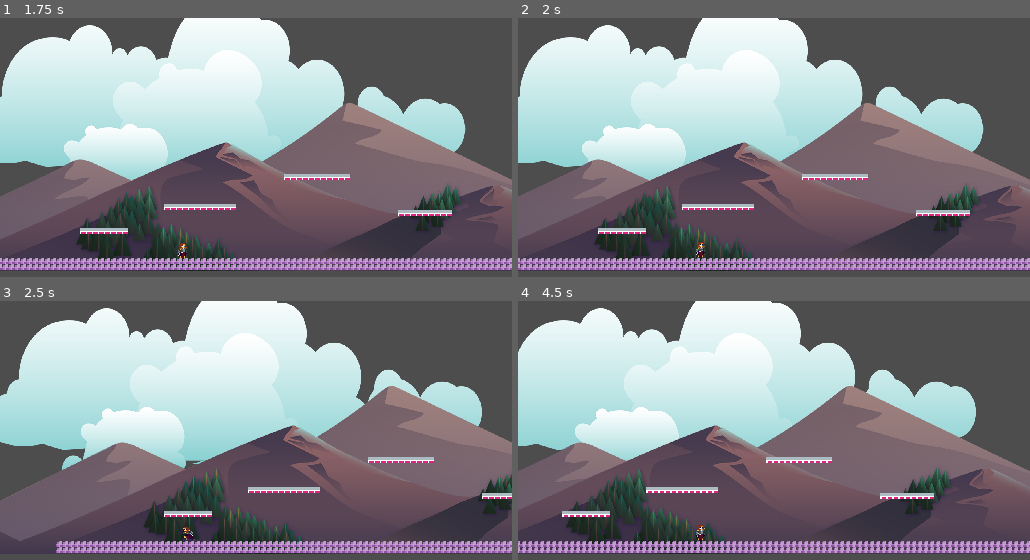
Above: before the commit, frames 1-4 (two rows, left to right).
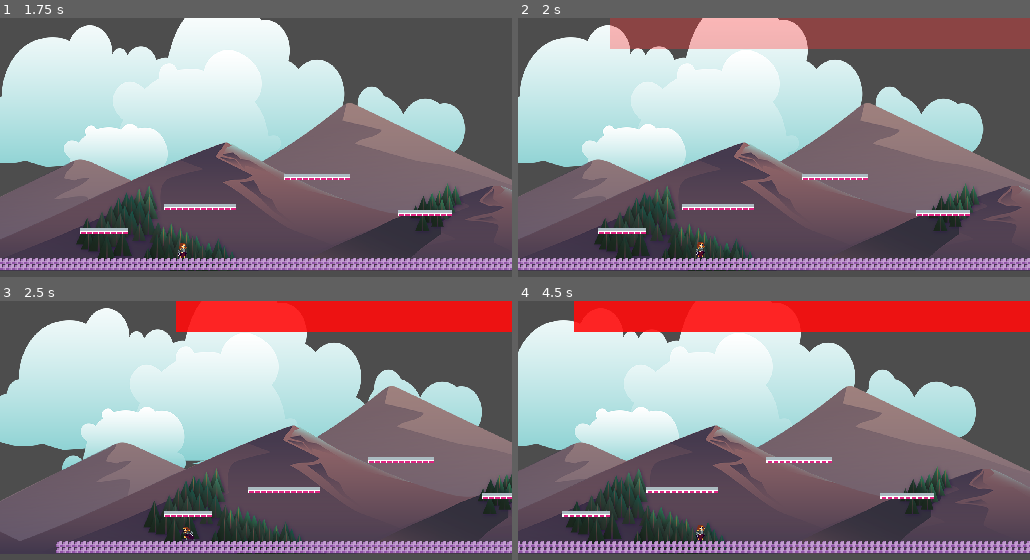
Above: after the commit, the same moments.

Repository: BaoQui/Pablo-s-Adventure
Game: Godot game, scene res://Level2.tscn
Same seed, same stepped clock (60 frames per second), same inputs: the game is played once before the commit and once after it. This scene is started directly instead of the project's main scene.
Inputs (mouse positions are in pixels of both pictures, inside the frame that each line leads up to):
- Up to frame 1 (1.75 s): tap Enter (ui_accept) at 0.5, 0.77 s; move the mouse to (368, 147) at 0.52 s; hold Right (ui_right) 0.53-1.25 s; tap I at 0.6 s; click (368, 147) at 0.67 s; drag from (153, 175) to (189, 248) at 1.27 s
- Up to frame 2 (2 s): no input
- Up to frame 3 (2.5 s): move the mouse to (307, 381) at 2.02 s; hold Left (ui_left) from 2.03 s (still down); tap I at 2.1 s
- Up to frame 4 (4.5 s): release Left (ui_left) at 2.75 s; drag from (748, 503) to (620, 402) at 2.77 s; tap Enter (ui_accept) at 3.5, 3.77 s; move the mouse to (927, 487) at 3.52 s; hold Right (ui_right) 3.53-4.25 s; tap I at 3.6 s; drag from (620, 402) to (707, 531) at 4.27 s

Frame 1 is identical in both runs. In frame 2, 9.8% of the frame differs, in the area x 17-100%, y 0-12%; in frame 3, 7.9%; in frame 4, 11%, in the area x 10-100%, y 0-12%.

Commit message:
eyeboss goat

Diff:
--- a/EyeBoss.gd
+++ b/EyeBoss.gd
@@ -1,96 +1,202 @@
 extends CharacterBody2D
 
-# -------- Lanes (Y positions) --------
+# -------- Lanes --------
 @export var top_y: float = 0.0
 @export var mid_y: float = 0.0
 @export var bottom_y: float = 0.0
 
 # Movement
-@export var move_speed: float = 180.0     # pixels/sec vertically between lanes
-@export var dwell_time: float = 0.8       # pause at each lane
+@export var move_speed: float = 180.0
+@export var dwell_time: float = 0.8
 
 # Laser
-@export var laser_scene: PackedScene       # assign LaserBeam.tscn in Inspector
-@export var shoot_interval: float = 1.75   # seconds
+@export var laser_scene: PackedScene      # <-- assign LaserBeam.tscn on THIS Level2 instance
+@export var shoot_interval: float = 1.75
 
 # Health
 @export var health: int = 200
 
-@onready var move_timer: Timer = $MoveTimer
-@onready var shoot_timer: Timer = $ShootTimer
-
+# Internal lane state
 var _lane_list: PackedFloat32Array = []
 var _lane_index: int = 0
 var _target_y: float = 0.0
 var _moving: bool = false
+var _dwell_left: float = 0.0
+
+# Shoot timer created in code (no node required)
+var _shoot_timer: Timer
 
 func _ready() -> void:
-	# Make sure this body behaves like a flier (no floor logic / gravity).
+	# Process even if the game is paused or this node would normally sleep
+	process_mode = Node.PROCESS_MODE_ALWAYS
+	set_physics_process(true)
+	set_process(true)
+
+	# Float (no gravity)
 	motion_mode = CharacterBody2D.MOTION_MODE_FLOATING
-	# Also ensure we never carry velocity from anywhere.
 	velocity = Vector2.ZERO
 
-	# Initialize lanes if not set
+	# Lanes (use your offsets, default from current Y)
 	if mid_y == 0.0:
 		mid_y = global_position.y
 	if top_y == 0.0:
 		top_y = mid_y - 50.0
 	if bottom_y == 0.0:
-		bottom_y = mid_y + 50.0
-
+		bottom_y = mid_y + 40.0
 	_lane_list = [top_y, mid_y, bottom_y, mid_y]
 	_lane_index = 0
 	_target_y = _lane_list[_lane_index]
 	_moving = true
-
-	# Timers
-	if not move_timer.is_connected("timeout", Callable(self, "_on_move_timeout")):
-		move_timer.connect("timeout", Callable(self, "_on_move_timeout"))
-	move_timer.one_shot = true
-	move_timer.stop()
-
-	if not shoot_timer.is_connected("timeout", Callable(self, "_on_shoot_timeout")):
-		shoot_timer.connect("timeout", Callable(self, "_on_shoot_timeout"))
-	shoot_timer.wait_time = shoot_interval
-	shoot_timer.autostart = true
+	_dwell_left = 0.0
+
+	# Shoot timer (robust)
+	_shoot_timer = Timer.new()
+	_shoot_timer.one_shot = false
+	_shoot_timer.wait_time = shoot_interval
+	_shoot_timer.process_mode = Node.PROCESS_MODE_ALWAYS
+	add_child(_shoot_timer)
+	_shoot_timer.timeout.connect(_on_shoot_timeout)
+	_shoot_timer.start()
+
+	if laser_scene == null:
+		push_warning("[EyeBoss] laser_scene NOT SET on this Level2 instance.")
+	print("[EyeBoss] Ready. shoot_interval = ", shoot_interval)
+
+	# Guaranteed first shot after 0.25s (so you see it immediately)
+	get_tree().create_timer(0.25).timeout.connect(func() -> void:
+		print("[EyeBoss] DEBUG first-shot trigger")
+		_fire_laser()
+	)
 
 func _physics_process(delta: float) -> void:
-	# FLOATING MOVE: directly move y toward target; do not use gravity.
+	# Lane movement (float between target Ys)
 	if _moving:
 		global_position.y = move_toward(global_position.y, _target_y, move_speed * delta)
 		if absf(global_position.y - _target_y) <= 1.0:
 			_moving = false
-			move_timer.start(dwell_time)
-
-	# Horizontal stays where you placed the boss
-	velocity = Vector2.ZERO  # keep zero so gravity never creeps in anywhere
-
-# ----- Timers -----
-func _on_move_timeout() -> void:
-	_lane_index = (_lane_index + 1) % _lane_list.size()
-	_target_y = _lane_list[_lane_index]
-	_moving = true
-
+			_dwell_left = dwell_time
+	else:
+		_dwell_left -= delta
+		if _dwell_left <= 0.0:
+			_lane_index = (_lane_index + 1) % _lane_list.size()
+			_target_y = _lane_list[_lane_index]
+			_moving = true
+
+	velocity = Vector2.ZERO  # keep fully floating
+
+# ----------------- Shooting -----------------
 func _on_shoot_timeout() -> void:
+	print("[EyeBoss] Shoot timer timeout -> firing")
 	_fire_laser()
-	# ShootTimer is repeating; no manual restart needed.
-
-# ----- Laser spawn -----
+
 func _fire_laser() -> void:
-	if laser_scene == null:
-		print("[EyeBoss] laser_scene not set.")
+	# 1) Try the assigned scene (with clear diagnostics)
+	if laser_scene != null:
+		print("[EyeBoss] laser_scene path: ", laser_scene.resource_path)
+		var inst := laser_scene.instantiate()
+		if inst == null:
+			push_warning("[EyeBoss] instantiate() returned null. Using fallback beam.")
+			_spawn_fallback_beam("instantiate null")
+			return
+
+		print("[EyeBoss] instantiated root class: ", inst.get_class())
+		var area := inst as Area2D
+		if area == null:
+			push_warning("[EyeBoss] laser_scene root is NOT Area2D (it’s " + inst.get_class() + "). Using fallback beam.")
+			_spawn_fallback_beam("root not Area2D")
+			return
+
+		# Place at boss Y; beam script will center X itself
+		area.global_position = Vector2(0.0, global_position.y)
+		if area.has_method("set"):
+			area.set("owner_boss", self)
+
+		var parent := get_tree().current_scene
+		if parent == null:
+			parent = get_tree().root
+		parent.add_child(area)
+
+		print("[EyeBoss] LaserBeam spawned OK @ y=", area.global_position.y)
 		return
-	var beam := laser_scene.instantiate() as Area2D
-	if beam == null:
-		print("[EyeBoss] laser_scene must be an Area2D root.")
-		return
-
-	# Place the beam across the screen at the boss's current Y.
+
+	# 2) Nothing assigned: fallback
+	push_warning("[EyeBoss] laser_scene is NULL on this EyeBoss instance. Using fallback beam.")
+	_spawn_fallback_beam("laser_scene null")
+
+# --- Fallback laser: Area2D + CollisionShape2D + Polygon2D (always visible & damaging) ---
+func _spawn_fallback_beam(reason: String) -> void:
+	var beam := Area2D.new()
+	beam.name = "LaserBeam_Fallback"
+	beam.collision_layer = 1 << 2   # EnemyAttack = 2
+	beam.collision_mask  = 1 << 1   # Player = 1
+	beam.z_index = 1000
 	beam.global_position = Vector2(0.0, global_position.y)
-	beam.set("owner_boss", self)
-	get_tree().root.add_child(beam)
-
-# ----- Damage handling -----
+
+	# Collision
+	var cs := CollisionShape2D.new()
+	beam.add_child(cs)
+
+	# Visual polygon (follows Node2D transforms)
+	var poly := Polygon2D.new()
+	beam.add_child(poly)
+
+	# Determine width from walls if available, else viewport width
+	var w := 0.0
+	var root := get_tree().current_scene
+	if root != null:
+		var left := root.find_child("Left_Wall", true, false)
+		var right := root.find_child("Right_Wall", true, false)
+		if left is Node2D and right is Node2D:
+			w = absf((right as Node2D).global_position.x - (left as Node2D).global_position.x)
+	if w <= 0.0:
+		var vr := get_viewport().get_visible_rect()
+		w = vr.size.x
+
+	var h := 42.0
+	var rect := RectangleShape2D.new()
+	rect.size = Vector2(w, h)
+	cs.shape = rect
+	cs.position = Vector2.ZERO
+
+	# Centered rectangle (-w/2..+w/2, -h/2..+h/2)
+	var hw := w * 0.5
+	var hh := h * 0.5
+	poly.polygon = PackedVector2Array([
+		Vector2(-hw, -hh), Vector2(hw, -hh),
+		Vector2(hw,  hh),  Vector2(-hw, hh)
+	])
+	poly.color = Color(1, 0.2, 0.2, 0.35)  # warn color (wind-up)
+
+	# Damage window
+	beam.monitoring = false
+	if not beam.body_entered.is_connected(_on_fallback_beam_body_entered):
+		beam.body_entered.connect(_on_fallback_beam_body_entered)
+
+	# Add to scene
+	var parent := get_tree().current_scene
+	if parent == null:
+		parent = get_tree().root
+	parent.add_child(beam)
+
+	print("[EyeBoss] FALLBACK beam spawned (", reason, ") @ y=", beam.global_position.y, " width=", w)
+
+	# Arm after short wind-up, then expire
+	get_tree().create_timer(0.35).timeout.connect(func() -> void:
+		beam.monitoring = true
+		poly.color = Color(1, 0.05, 0.05, 0.9)  # active color
+		print("[EyeBoss] FALLBACK beam ACTIVE")
+		get_tree().create_timer(1.0).timeout.connect(func() -> void:
+			print("[EyeBoss] FALLBACK beam EXPIRE")
+			beam.queue_free()
+		)
+	)
+
+func _on_fallback_beam_body_entered(body: Node) -> void:
+	if body != null and body.is_in_group("Player") and body.has_method("take_damage"):
+		body.call("take_damage", 10, global_position)
+		print("[EyeBoss] FALLBACK beam damaged Player (10)")
+
+# ----------------- Damage handling -----------------
 func take_damage(amount: int, from_point: Vector2 = Vector2.INF) -> void:
 	health -= amount
 	print("Boss took ", amount, " damage. Health is now: ", health)
--- a/LaserBeam.gd
+++ b/LaserBeam.gd
@@ -1,37 +1,89 @@
 extends Area2D
 
 @export var damage: int = 10
-@export var windup_time: float = 0.6
-@export var active_time: float = 1.2
-@export var beam_height: float = 40.0
+@export var windup_time: float = 0.35
+@export var active_time: float = 1.0
+@export var beam_height: float = 42.0
+@export var color_warn: Color = Color(1, 0.2, 0.2, 0.35)
+@export var color_active: Color = Color(1, 0.05, 0.05, 0.9)
+
+const LAYER_ENEMY_ATTACK := 1 << 2   # layer 2
+const MASK_PLAYER := 1 << 1          # mask 1
 
 var owner_boss: Node = null
-@onready var shape: CollisionShape2D = $CollisionShape2D
+var shape_node: CollisionShape2D
+var poly: Polygon2D
 
 func _ready() -> void:
-	var view_rect := get_viewport().get_visible_rect()
+	collision_layer = LAYER_ENEMY_ATTACK
+	collision_mask  = MASK_PLAYER
+	z_index = 1000
+
+	# ensure children
+	shape_node = _ensure_shape()
+	poly = _ensure_poly()
+
+	# width from walls or viewport
+	var w := _beam_width()
+	var hw := w * 0.5
+	var hh := beam_height * 0.5
+
+	# visual rect centered at (0,0)
+	poly.polygon = PackedVector2Array([
+		Vector2(-hw, -hh), Vector2(hw, -hh),
+		Vector2(hw,  hh),  Vector2(-hw, hh)
+	])
+	poly.color = color_warn
+
+	# collision rect
 	var rect := RectangleShape2D.new()
-	rect.size = Vector2(view_rect.size.x, beam_height)
-	shape.shape = rect
-	global_position.x = view_rect.position.x + view_rect.size.x * 0.5
+	rect.size = Vector2(w, beam_height)
+	shape_node.shape = rect
+	shape_node.position = Vector2.ZERO
+
+	# center horizontally; EyeBoss sets our Y before add_child
+	var vr := get_viewport().get_visible_rect()
+	global_position.x = vr.position.x + vr.size.x * 0.5
+
+	# arm after windup, then expire
 	monitoring = false
-	_set_damage_enabled_later()
-
-func _set_damage_enabled_later() -> void:
-	var t1 := get_tree().create_timer(windup_time)
-	t1.timeout.connect(func():
+	get_tree().create_timer(windup_time).timeout.connect(func():
 		monitoring = true
-		var t2 := get_tree().create_timer(active_time)
-		t2.timeout.connect(func():
+		poly.color = color_active
+		get_tree().create_timer(active_time).timeout.connect(func():
 			queue_free()
 		)
 	)
 
-func _on_body_entered(body: Node) -> void:
-	if body != null and body.is_in_group("Player"):
-		if body.has_method("take_damage"):
-			body.call("take_damage", damage, global_position)
-
-func _enter_tree() -> void:
 	if not body_entered.is_connected(_on_body_entered):
 		body_entered.connect(_on_body_entered)
+
+func _ensure_shape() -> CollisionShape2D:
+	for c in get_children():
+		if c is CollisionShape2D:
+			return c
+	var cs := CollisionShape2D.new()
+	add_child(cs)
+	return cs
+
+func _ensure_poly() -> Polygon2D:
+	for c in get_children():
+		if c is Polygon2D:
+			return c
+	var p := Polygon2D.new()
+	add_child(p)
+	return p
+
+func _beam_width() -> float:
+	var root := get_tree().current_scene
+	if root != null:
+		var left := root.find_child("Left_Wall", true, false)
+		var right := root.find_child("Right_Wall", true, false)
+		if left is Node2D and right is Node2D:
+			return absf((right as Node2D).global_position.x - (left as Node2D).global_position.x)
+	var vr := get_viewport().get_visible_rect()
+	return vr.size.x
+
+func _on_body_entered(body: Node) -> void:
+	if body != null and body.is_in_group("Player") and body.has_method("take_damage"):
+		body.call("take_damage", damage, global_position)
--- a/LaserBeam.tscn
+++ b/LaserBeam.tscn
@@ -4,14 +4,16 @@
 [ext_resource type="Texture2D" uid="uid://bw4jh2txdbo5w" path="res://pngkey.com-lazer-beam-png-8162960.png" id="2_iwnfa"]
 
 [sub_resource type="RectangleShape2D" id="RectangleShape2D_yqymq"]
+size = Vector2(124.5, 39)
 
-[node name="Node2D" type="Node2D"]
-
-[node name="LaserBeam" type="Area2D" parent="."]
+[node name="LaserBeam" type="Area2D"]
 script = ExtResource("1_5wvum")
 
-[node name="CollisionShape2D" type="CollisionShape2D" parent="LaserBeam"]
+[node name="CollisionShape2D" type="CollisionShape2D" parent="."]
+position = Vector2(443.25, 150.5)
 shape = SubResource("RectangleShape2D_yqymq")
 
-[node name="Sprite2D" type="Sprite2D" parent="LaserBeam"]
+[node name="Sprite2D" type="Sprite2D" parent="."]
+position = Vector2(445.5, 150.5)
+scale = Vector2(0.160556, 0.116809)
 texture = ExtResource("2_iwnfa")
--- a/Level2.tscn
+++ b/Level2.tscn
@@ -995,6 +995,7 @@
 [node name="Player" type="CharacterBody2D" parent="."]
 position = Vector2(-62, 142)
 scale = Vector2(0.357132, 0.372261)
+collision_mask = 3
 script = ExtResource("1_d8gnr")
 move_speed = 200.0
 acceleration = 1700.0
@@ -1053,7 +1054,7 @@
 shape = SubResource("RectangleShape2D_msd0y")
 
 [node name="Right_Wall" type="CollisionShape2D" parent="Floor"]
-position = Vector2(2545.43, 331.469)
+position = Vector2(2551.79, 331.469)
 shape = SubResource("RectangleShape2D_msd0y")
 
 [node name="ParallaxBackground" type="ParallaxBackground" parent="."]
@@ -1102,12 +1103,12 @@
 laser_scene = ExtResource("44_fi16w")
 
 [node name="EyeSprite" type="Sprite2D" parent="EyeBoss"]
-position = Vector2(818, 111.25)
+position = Vector2(780, 113)
 scale = Vector2(0.812498, 0.828125)
 texture = ExtResource("45_vho2s")
 
 [node name="Eye Coliision" type="CollisionShape2D" parent="EyeBoss"]
-position = Vector2(819, 112)
+position = Vector2(779, 114)
 shape = SubResource("CircleShape2D_annok")
 
 [node name="MoveTimer" type="Timer" parent="EyeBoss"]
--- /dev/null
+++ b/laser_scene.tscn
@@ -0,0 +1,20 @@
+[gd_scene load_steps=4 format=3 uid="uid://x8dynfu3b7r3"]
+
+[ext_resource type="Script" uid="uid://cru20oim7clh6" path="res://LaserBeam.gd" id="1_eho3r"]
+[ext_resource type="Texture2D" uid="uid://bw4jh2txdbo5w" path="res://pngkey.com-lazer-beam-png-8162960.png" id="2_wnml6"]
+
+[sub_resource type="RectangleShape2D" id="RectangleShape2D_yqymq"]
+
+[node name="Node2D" type="Node2D"]
+
+[node name="LaserBeam" type="Area2D" parent="."]
+collision_layer = 2
+script = ExtResource("1_eho3r")
+
+[node name="CollisionShape2D" type="CollisionShape2D" parent="LaserBeam"]
+shape = SubResource("RectangleShape2D_yqymq")
+
+[node name="Sprite2D" type="Sprite2D" parent="LaserBeam"]
+position = Vector2(205.25, 114.25)
+scale = Vector2(0.481037, 0.349003)
+texture = ExtResource("2_wnml6")
--- a/project.godot
+++ b/project.godot
@@ -77,6 +77,11 @@
 ]
 }
 
+[layer_names]
+
+2d_physics/layer_1="Player"
+2d_physics/layer_2="EnemyAttack"
+
 [rendering]
 
 textures/canvas_textures/default_texture_filter=0
